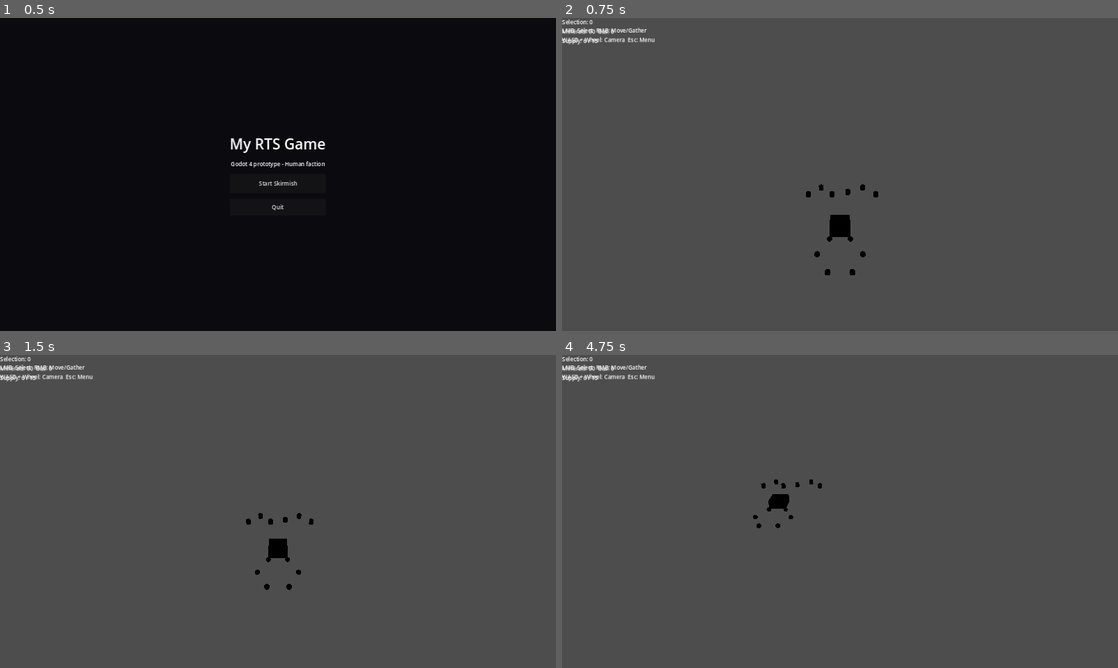
Above: before the commit, frames 1-4 (two rows, left to right).
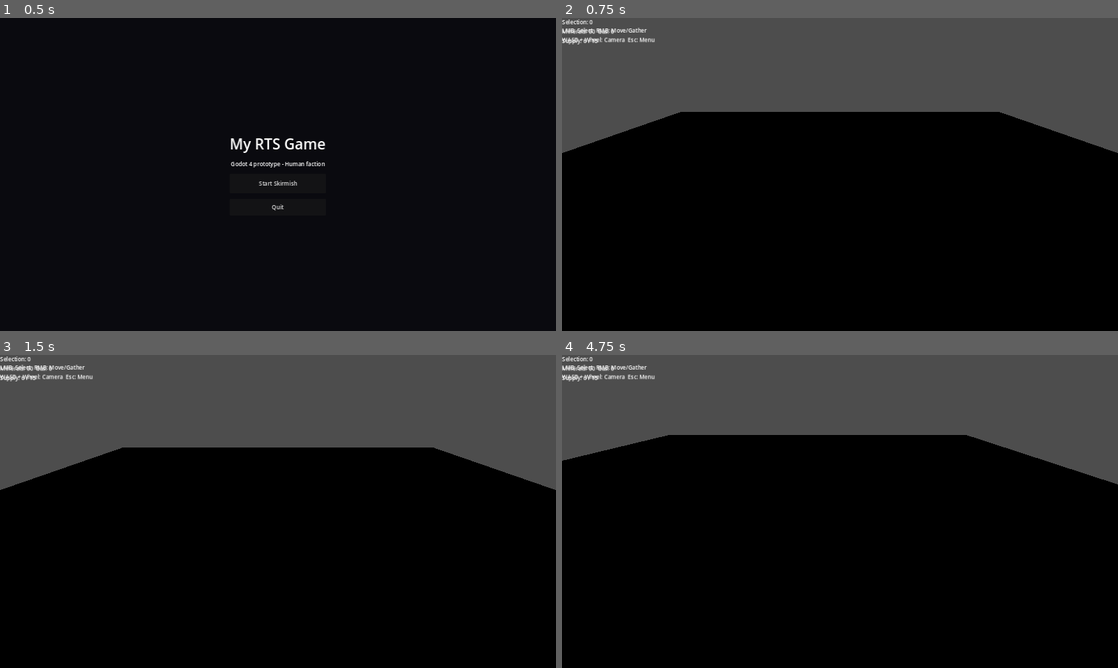
Above: after the commit, the same moments.

Repository: Shah-e-Dozdi/my-rts-game
Game: Godot game, scene res://scenes/Menu.tscn
Two runs of this game, one before a commit and one after it. Both use one fixed random seed, a clock stepped at 60 frames per second and the inputs below.
Inputs (mouse positions are in pixels of both pictures, inside the frame that each line leads up to):
- Up to frame 1 (0.5 s): no input
- Up to frame 2 (0.75 s): click "Start Skirmish" at 0.5 s
- Up to frame 3 (1.5 s): tap Enter at 1.25 s; move the mouse to (400, 495) at 1.27 s; hold S (camera_down) from 1.28 s (still down); click (400, 495) at 1.42 s
- Up to frame 4 (4.75 s): move the mouse to (728, 527) at 2.02 s; release S (camera_down) at 2.03 s; tap A (camera_left) at 2.1 s; click (728, 527) at 2.17 s; tap Space at 2.75 s; move the mouse to (895, 442) at 2.77 s; hold D (camera_right) 2.78-3.53 s; click (895, 442) at 2.92 s; move the mouse to (812, 574) at 3.52 s; tap W (camera_up) at 3.6 s; click (812, 574) at 3.67 s; tap Enter at 4.25 s; move the mouse to (1006, 558) at 4.27 s; hold Mouse wheel up (camera_zoom_in) from 4.28 s (still down); click (1006, 558) at 4.42 s

Frame 1 is identical in both runs. In frame 2, 67% of the frame differs, in the area x 0-100%, y 30-100%; in frame 3, 67%; in frame 4, 71%, in the area x 0-100%, y 25-100%.

Commit message:
Fix invalid Menu.tscn uid and add ground plane to Main.tscn
- Remove invalid uid="uid://menu" from Menu.tscn that could cause parse errors
- Add a ground StaticBody3D with collision to Main.tscn so raycasting works
  (without this, clicking to move workers or select by clicking ground fails)

https://claude.ai/code/session_01SugqzLrT64FzvZRzgNQ3WZ

Diff:
--- a/scenes/Main.tscn
+++ b/scenes/Main.tscn
@@ -1,12 +1,26 @@
-[gd_scene load_steps=4 format=3]
+[gd_scene load_steps=6 format=3]
 
 [ext_resource type="Script" path="res://scripts/main.gd" id="1"]
 [ext_resource type="Script" path="res://scripts/camera_controller.gd" id="2"]
+
+[sub_resource type="PlaneMesh" id="ground_mesh"]
+size = Vector2(200, 200)
+
+[sub_resource type="BoxShape3D" id="ground_shape"]
+size = Vector3(200, 0.1, 200)
 
 [node name="Main" type="Node3D"]
 script = ExtResource("1")
 
 [node name="World" type="Node3D" parent="."]
+
+[node name="Ground" type="StaticBody3D" parent="World"]
+
+[node name="GroundMesh" type="MeshInstance3D" parent="World/Ground"]
+mesh = SubResource("ground_mesh")
+
+[node name="GroundCollision" type="CollisionShape3D" parent="World/Ground"]
+shape = SubResource("ground_shape")
 
 [node name="CameraRig" type="Node3D" parent="."]
 
--- a/scenes/Menu.tscn
+++ b/scenes/Menu.tscn
@@ -1,4 +1,4 @@
-[gd_scene load_steps=2 format=3 uid="uid://menu"]
+[gd_scene load_steps=2 format=3]
 
 [ext_resource type="Script" path="res://scripts/menu.gd" id="1"]
 
